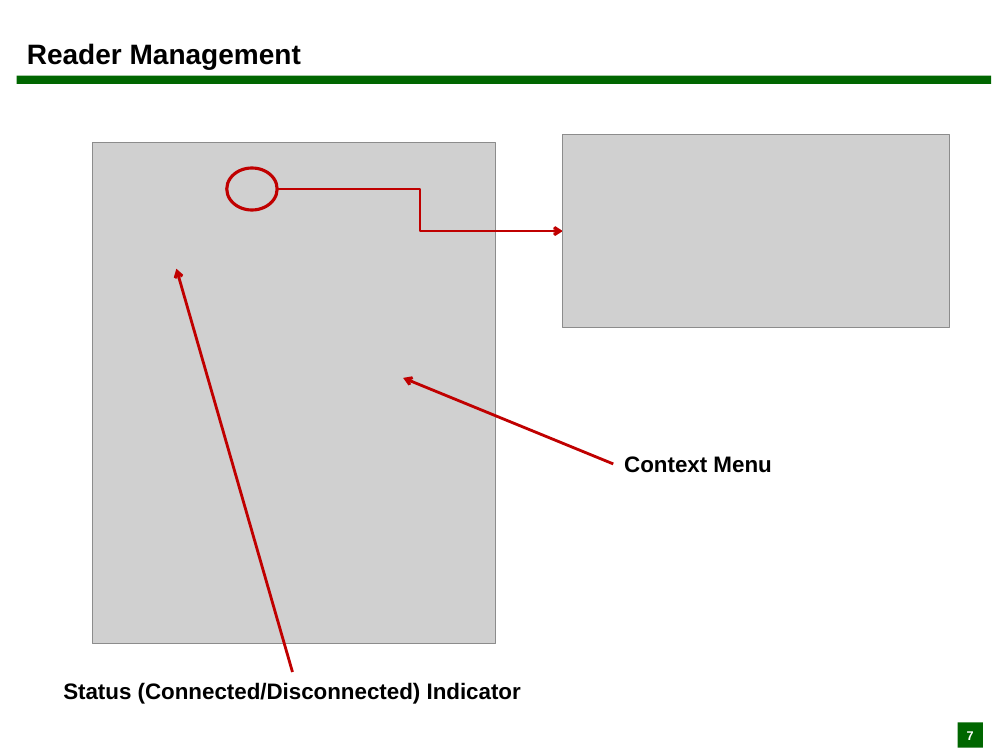
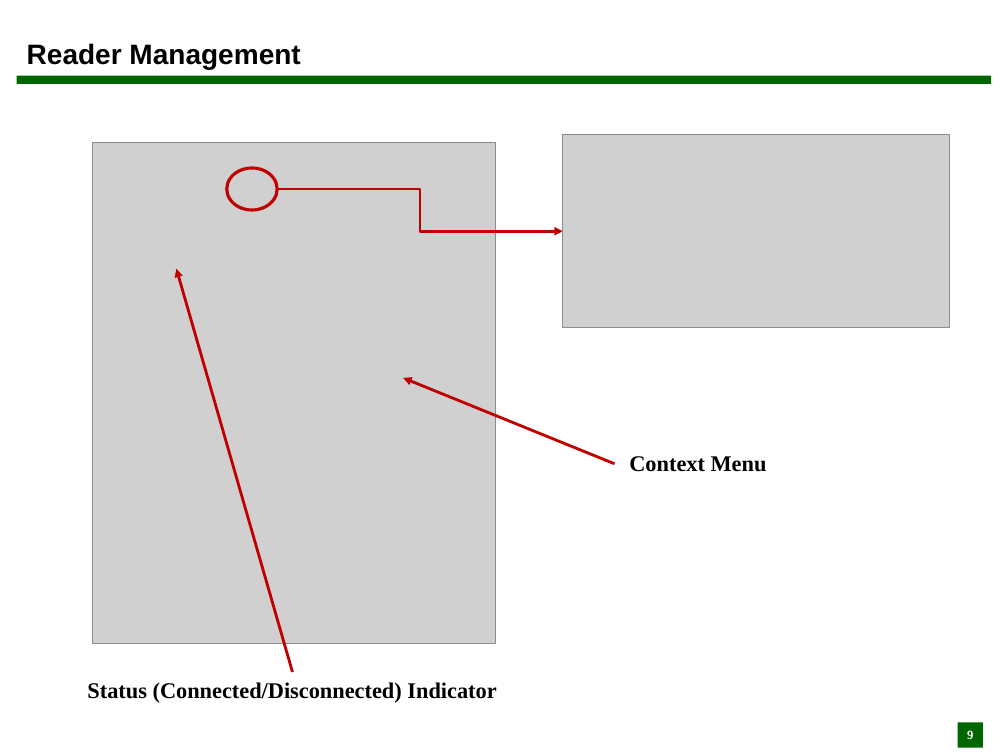
Before and after one commit to Fosstrak/fosstrak-llrp, a slide deck: slide 9 of src/site/resources/pdf/llrp_commander_UserGuide.ppt (slide 7 before the commit). Drawn at 1008x756 pixels with LibreOffice and Linux fonts; fonts in the diff are those of the drawing; grey boxes stand for pictures. Boxes give left, top, right and bottom in pixels: in the first picture for what was removed or moved away, otherwise in the second. Text is boxed around its words. In the diff, an @@ line names an element or a change of style, - is before the commit and + after.

```diff
--- a/src/site/resources/pdf/llrp_commander_UserGuide.ppt
+++ b/src/site/resources/pdf/llrp_commander_UserGuide.ppt
@@ text "Context Menu" at (629, 456, 767, 472): font Arial to Times New Roman; line spacing 1 to 0.93 @@
@@ text "Status (Connected/Disconnected) Indicator" at (87, 682, 496, 703): font Arial to Times New Roman; line spacing 1 to 0.93 @@
@@ text "Status (Connected/Disconnected) Indicator": place and size @@
-text "Status (Connected/Disconnected) Indicator" at (63, 682, 521, 704)
+text "Status (Connected/Disconnected) Indicator" at (87, 682, 496, 703)
@@ page number at (967, 730, 973, 739): text changed; font Arial to Times New Roman @@
-7
+9
```
Also in this commit, not shown: 13 other slides changed, 2 slides added, 1 other file.
